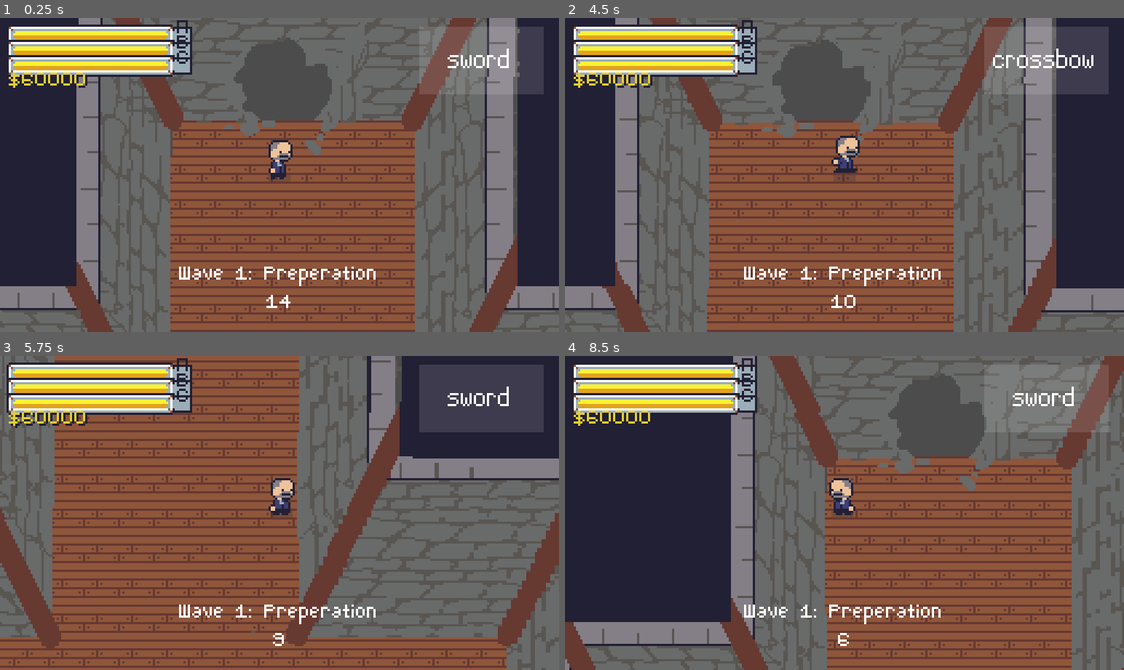
Above: before the commit, frames 1-4 (two rows, left to right).
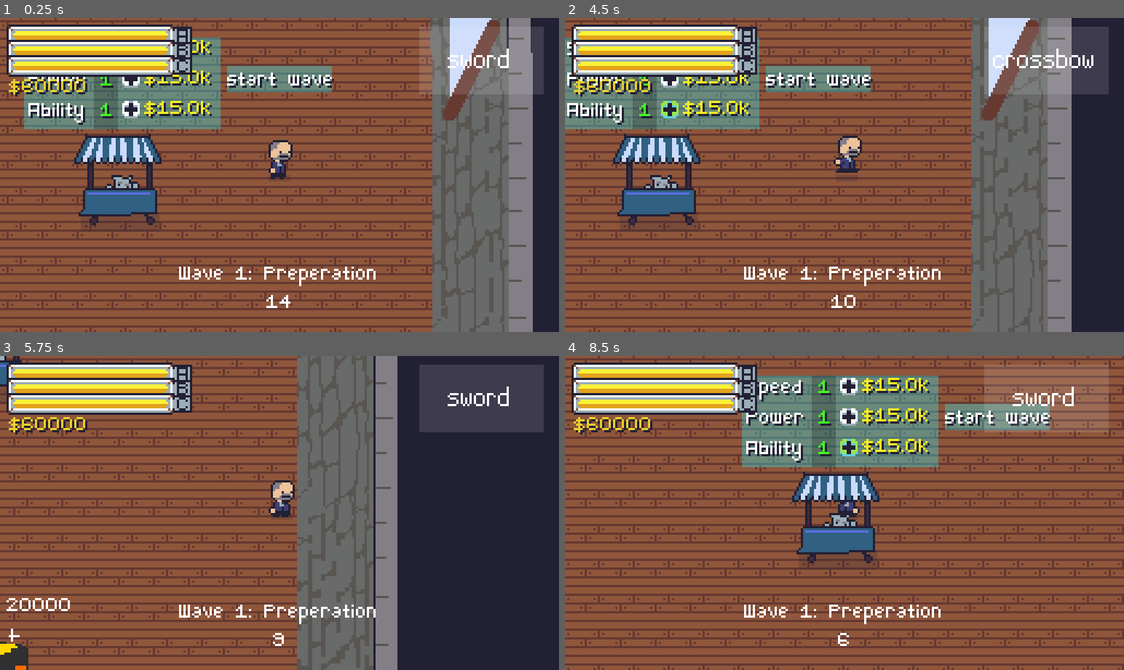
Above: after the commit, the same moments.

Repository: jiink/treasury-trouble
Game: Godot game, scene res://treasury.tscn
Two runs of this game, one before a commit and one after it. Both use one fixed random seed, a clock stepped at 60 frames per second and the inputs below.
Inputs (mouse positions are in pixels of both pictures, inside the frame that each line leads up to):
- Up to frame 1 (0.25 s): no input
- Up to frame 2 (4.5 s): click (844, 83) at 0.5 s, where only the run after the commit has a clickable "start wave"; click (844, 83) at 1.25 s, where only the run after the commit has a clickable "start wave"; click (693, 49) at 2.02 s; click (693, 77) at 2.77 s; click (693, 109) at 3.52 s; move the mouse to (967, 159) at 4.27 s; hold D (right) from 4.28 s (still down); tap Space (a) at 4.35 s
- Up to frame 3 (5.75 s): click (402, 497) at 4.55 s; move the mouse to (167, 528) at 5.02 s; release D (right) at 5.03 s; hold S (down) from 5.03 s (still down); click (167, 528) at 5.1 s; tap Space (a) at 5.3 s
- Up to frame 4 (8.5 s): move the mouse to (900, 443) at 5.77 s; release S (down) at 5.78 s; hold D (right) 5.78-6.53 s; tap Space (a) at 5.85, 6.8, 7.35, 8.3 s; click (900, 443) at 6.05 s; move the mouse to (816, 575) at 6.52 s; hold W (up) 6.53-7.28 s; click (816, 575) at 6.6 s; move the mouse to (1012, 560) at 7.27 s; hold A (left) from 7.28 s (still down); click (1012, 560) at 7.55 s; move the mouse to (676, 465) at 8.02 s; click (676, 465) at 8.1 s

The runs differ from the first frame. In frame 1, 65% of the frame differs, in the area x 0-100%, y 0-100%; in frame 2, 61%; in frame 3, 56%; in frame 4, 79%.

Commit message:
sgfgsgr

Diff:
--- a/battle_manager.gd
+++ b/battle_manager.gd
@@ -37,6 +37,9 @@
 
 	wave_info.text = "Wave %s: %s\n%s" % [wave, state_s, int(wave_timer.time_left)]
 	if state == START_PREP:
+
+
+
 		wave_timer.start(preptime)
 		state = PREP
 
--- a/hud.tscn
+++ b/hud.tscn
@@ -51,15 +51,14 @@
 
 [node name="Label" type="Label" parent="guage_a"]
 margin_left = 78.0
-margin_top = -3.0
+margin_top = 1.0
 margin_right = 118.0
-margin_bottom = 11.0
+margin_bottom = 15.0
 custom_fonts/font = ExtResource( 3 )
 custom_colors/font_color = Color( 0.133333, 0.12549, 0.203922, 1 )
 text = "A"
 
 [node name="guage_a2" type="TextureProgress" parent="."]
-editor/display_folded = true
 margin_left = 3.0
 margin_top = 10.0
 margin_right = 88.0
@@ -72,15 +71,14 @@
 
 [node name="Label2" type="Label" parent="guage_a2"]
 margin_left = 78.0
-margin_top = -3.0
+margin_top = 1.0
 margin_right = 118.0
-margin_bottom = 11.0
+margin_bottom = 15.0
 custom_fonts/font = ExtResource( 3 )
 custom_colors/font_color = Color( 0.133333, 0.12549, 0.203922, 1 )
 text = "B"
 
 [node name="guage_a3" type="TextureProgress" parent="."]
-editor/display_folded = true
 margin_left = 3.0
 margin_top = 17.0
 margin_right = 88.0
@@ -93,18 +91,18 @@
 
 [node name="Label3" type="Label" parent="guage_a3"]
 margin_left = 78.0
-margin_top = -3.0
+margin_top = 1.0
 margin_right = 118.0
-margin_bottom = 11.0
+margin_bottom = 15.0
 custom_fonts/font = ExtResource( 3 )
 custom_colors/font_color = Color( 0.133333, 0.12549, 0.203922, 1 )
 text = "C"
 
 [node name="total" type="Label" parent="."]
 margin_left = 4.0
-margin_top = 24.0
+margin_top = 27.0
 margin_right = 87.0
-margin_bottom = 38.0
+margin_bottom = 41.0
 custom_fonts/font = ExtResource( 3 )
 custom_colors/font_color = Color( 0.901961, 0.807843, 0.184314, 1 )
 custom_colors/font_color_shadow = Color( 0.133333, 0.12549, 0.203922, 1 )
--- a/player/player.gd
+++ b/player/player.gd
@@ -4,10 +4,21 @@
 var wep_i = 0
 var weapon = weapons[wep_i]
 var damage = 3
-var power = 200
+
 var swing_delay = 0.3
 
+var pow_lvl = 1
+var spd_lvl = 1
+var abl_lvl = 1
+
+var wep_pow
+var wep_spd
+var wep_abl
+
 var alive = true
+
+func _ready():
+	update_wepstats()
 
 func _process(delta):
 	if Input.is_action_just_released("a"):
@@ -23,4 +34,9 @@
 			$sweep_box/timer.start(swing_delay)
 
 func attack_melee():
-	$sweep_box.wake()
+	$sweep_box.wake(damage, wep_pow)
+
+func update_wepstats():
+	wep_pow = pow_lvl * 100.0
+	wep_spd = 1 - spd_lvl * 0.1
+	wep_abl = abl_lvl
--- a/player/sweep_box.gd
+++ b/player/sweep_box.gd
@@ -3,7 +3,7 @@
 func _ready():
 	visible = false
 
-func wake():
+func wake(damage, power):
 	visible = true
 	look_at(get_global_mouse_position())
 
@@ -14,10 +14,10 @@
 
 	for body in $area.get_overlapping_bodies():
 		if body.is_in_group("foes"):
+			body.get_hurt(damage)
+			#body.move_and_slide(Vector2(0,-1).rotated(body.get_global_position().angle_to_point($"..".position))*$"..".power)
 			var p = $".."
-			body.get_hurt(p.damage)
-			#body.move_and_slide(Vector2(0,-1).rotated(body.get_global_position().angle_to_point($"..".position))*$"..".power)
-			body.be_knocked_back(p.power, p.position)
+			body.be_knocked_back(power, p.position)
 
 	$sprite.frame = 0
 	$sprite.playing = true
--- a/project.godot
+++ b/project.godot
@@ -30,8 +30,8 @@
 
 window/size/width=256
 window/size/height=144
-window/size/test_width=256
-window/size/test_height=144
+window/size/test_width=1280
+window/size/test_height=720
 window/stretch/mode="viewport"
 window/stretch/aspect="keep"
 
--- a/room/shop/shopcart.tscn
+++ b/room/shop/shopcart.tscn
@@ -35,6 +35,9 @@
 "values": [ Vector2( 0, -15 ), Vector2( 300, -15 ) ]
 }
 
+[sub_resource type="RectangleShape2D" id=3]
+extents = Vector2( 17, 4 )
+
 [node name="shopcart" type="Node2D"]
 
 [node name="sprite" type="Sprite" parent="."]
@@ -204,3 +207,41 @@
 texture_hover = ExtResource( 4 )
 texture_disabled = ExtResource( 4 )
 texture_focused = ExtResource( 4 )
+
+[node name="Button" type="Button" parent="buy_menu"]
+margin_left = 50.0
+margin_top = -67.0
+margin_right = 98.0
+margin_bottom = -51.0
+custom_fonts/font = ExtResource( 2 )
+custom_colors/font_color = Color( 1, 1, 1, 1 )
+custom_colors/font_color_hover = Color( 0.0745098, 1, 0.196078, 1 )
+custom_colors/font_color_pressed = Color( 0.133333, 0.12549, 0.203922, 1 )
+flat = true
+clip_text = true
+align = 0
+
+[node name="ColorRect" type="ColorRect" parent="buy_menu/Button"]
+margin_right = 48.0
+margin_bottom = 12.0
+color = Color( 0.172549, 0.909804, 0.929412, 0.356863 )
+__meta__ = {
+"_edit_lock_": true
+}
+
+[node name="Label" type="Label" parent="buy_menu/Button"]
+margin_right = 40.0
+margin_bottom = 14.0
+custom_fonts/font = ExtResource( 2 )
+custom_colors/font_color_shadow = Color( 0.133333, 0.12549, 0.203922, 1 )
+text = "start wave"
+valign = 1
+__meta__ = {
+"_edit_lock_": true
+}
+
+[node name="StaticBody2D" type="StaticBody2D" parent="."]
+position = Vector2( 1.07, 3.23 )
+
+[node name="CollisionShape2D" type="CollisionShape2D" parent="StaticBody2D"]
+shape = SubResource( 3 )
--- a/treasury.tscn
+++ b/treasury.tscn
@@ -7,10 +7,11 @@
 [ext_resource path="res://room/window.png" type="Texture" id=5]
 [ext_resource path="res://player/player.tscn" type="PackedScene" id=6]
 [ext_resource path="res://room/goldpot/goldpot.tscn" type="PackedScene" id=7]
-[ext_resource path="res://room/enterancetop.png" type="Texture" id=8]
-[ext_resource path="res://room/top2.png" type="Texture" id=9]
-[ext_resource path="res://hud.tscn" type="PackedScene" id=10]
-[ext_resource path="res://Camera2D.gd" type="Script" id=11]
+[ext_resource path="res://room/shop/shopcart.tscn" type="PackedScene" id=8]
+[ext_resource path="res://room/enterancetop.png" type="Texture" id=9]
+[ext_resource path="res://room/top2.png" type="Texture" id=10]
+[ext_resource path="res://hud.tscn" type="PackedScene" id=11]
+[ext_resource path="res://Camera2D.gd" type="Script" id=12]
 
 [sub_resource type="TileSet" id=1]
 0/name = "woodfloor.png 0"
@@ -151,7 +152,7 @@
 [node name="sort" type="YSort" parent="."]
 
 [node name="player" parent="sort" instance=ExtResource( 6 )]
-position = Vector2( -15, -359 )
+position = Vector2( 74, -17 )
 
 [node name="goldpot" parent="sort" instance=ExtResource( 7 )]
 position = Vector2( 110, -169 )
@@ -164,15 +165,17 @@
 
 [node name="foes" type="YSort" parent="sort"]
 
+[node name="shopcart" parent="sort" instance=ExtResource( 8 )]
+
 [node name="enterancetop" type="Sprite" parent="."]
 position = Vector2( 14, -469 )
-texture = ExtResource( 8 )
+texture = ExtResource( 9 )
 
 [node name="top2" type="Sprite" parent="enterancetop"]
 position = Vector2( -3, 660 )
-texture = ExtResource( 9 )
+texture = ExtResource( 10 )
 
-[node name="hud" parent="." instance=ExtResource( 10 )]
+[node name="hud" parent="." instance=ExtResource( 11 )]
 
 [node name="cam" type="Camera2D" parent="."]
 current = true
Not shown: 1 places in room/shop/shopcart.tscn that only renumber resources
Not shown: 2 places in treasury.tscn that only renumber resources
